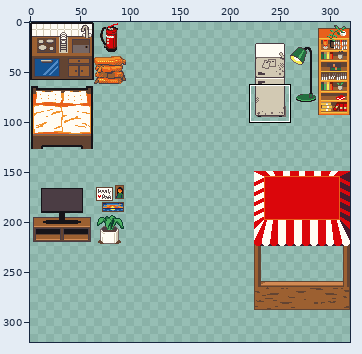
Two states of a pixel-art file, godot/res/sprites/tilesets/furniture.aseprite. Above: a wide view before the commit, with the close-up outlined.
Close-up. As it was:
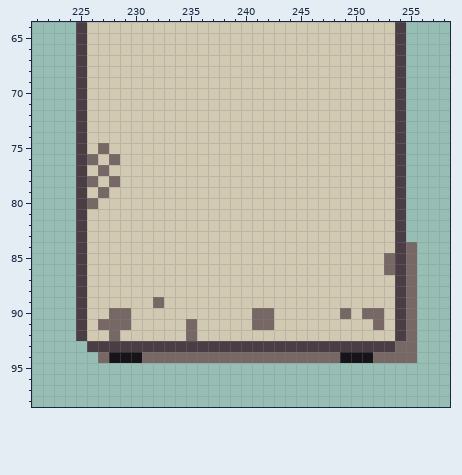
320x320 pixels, 1 frame. Shown: x 221..258, y 64..98. The commit also changed other parts of the picture, which this record leaves out.
And afterwards:
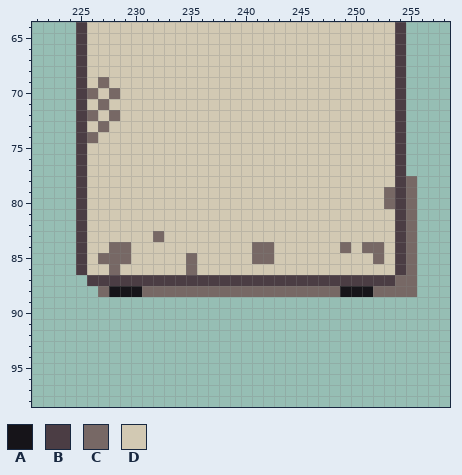
Palette (. is transparent): A #161419  B #4b3d44  C #776865  D #d2c9b3
Diff:
Changed rows in their new state; - is an unchanged pixel.
Layer "Layer":
first column x 225:
69 --C----------------------------
70 -C-C---------------------------
71 --C----------------------------
72 -C-C---------------------------
73 --C----------------------------
74 -C-----------------------------
75 --D----------------------------
76 -D-D---------------------------
77 --D----------------------------
78 -D-D--------------------------C
79 --D-------------------------C-C
80 -D--------------------------C-C
81 ------------------------------C
82 ------------------------------C
83 -------C----------------------C
84 ---CC-----------CC------C-CC---
85 --CCC-----C-----CC---------CD--
86 ---C------C-----------------D--
87 .BBBBBBBBBBBBBBBBBBBBBBBBBBBBC-
88 ..CAAACCCCCCCCCCCCCCCCCCAAACCC-
89 ...............................
90 ...............................
91 ...............................
92 ...............................
93 -..............................
94 --.............................
Where, in picture pixels (left, top, right, bottom), the same in both close-ups:
changed: (76, 77, 417, 363)
